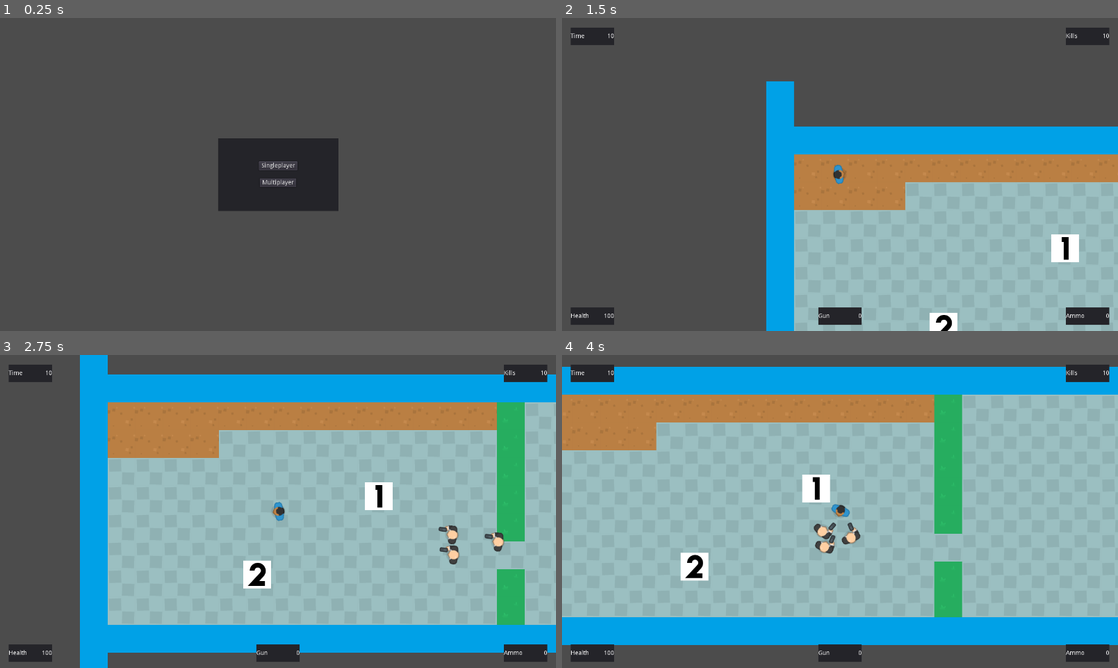
Above: before the commit, frames 1-4 (two rows, left to right).
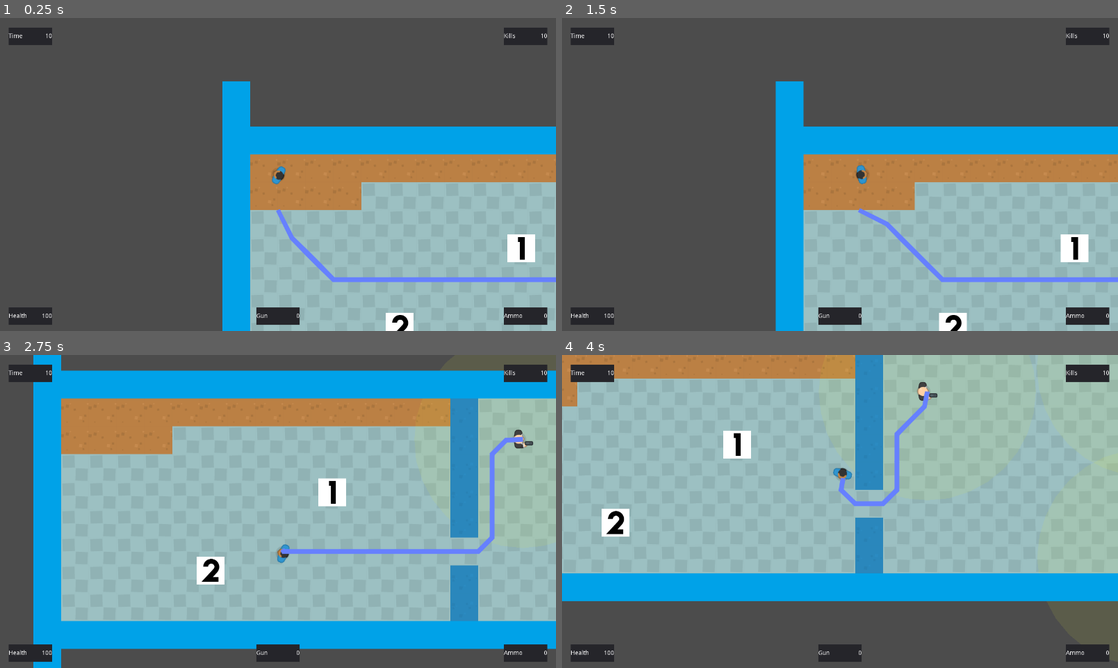
Above: after the commit, the same moments.

Repository: Hansel-Dsilva/top-down-shooter
Game: Godot game, scene res://levels/Main.tscn
Same seed, same stepped clock (60 frames per second), same inputs: the game is played once before the commit and once after it. Before the commit the project starts from res://main_menu/mainmenu.tscn.
Inputs (mouse positions are in pixels of both pictures, inside the frame that each line leads up to):
- Up to frame 1 (0.25 s): no input
- Up to frame 2 (1.5 s): click (840, 165) at 0.5 s, where only the run before the commit has a clickable "Singleplayer"; tap Enter at 1.25 s; move the mouse to (962, 158) at 1.27 s; hold D (player_move_right) from 1.28 s (still down); click (962, 158) at 1.35 s
- Up to frame 3 (2.75 s): move the mouse to (166, 527) at 2.02 s; release D (player_move_right) at 2.03 s; hold S (player_move_down) from 2.03 s (still down); tap 1 (switch_weapon_1) at 2.1 s; click (166, 527) at 2.17 s
- Up to frame 4 (4 s): move the mouse to (895, 442) at 2.77 s; release S (player_move_down) at 2.78 s; hold D (player_move_right) 2.78-3.53 s; tap 2 (switch_weapon_2) at 2.85 s; click (895, 442) at 2.92 s; move the mouse to (812, 574) at 3.52 s; hold W (player_move_up) from 3.53 s (still down); tap 3 (switch_weapon_3) at 3.6 s; click (812, 574) at 3.67 s

The runs differ from the first frame. In frame 1, 41% of the frame differs, in the area x 1-100%, y 3-100%; in frame 2, 4.6%; in frame 3, 28%; in frame 4, 52%, in the area x 0-100%, y 0-93%.

Commit message:
ENEMIES NOW SHOOT
+Removed Character collisions
+Player Movement improved
+Change player sprite on picking gun
+Improved Enemy pathfinding
+Enemy shoots only when in sight

Diff:
--- a/characters/character.gd
+++ b/characters/character.gd
@@ -9,5 +9,5 @@
 #Base player variables and stats
 #export (int) var speed = 200
 #var velocity: Vector2 = Vector2()
-var ACCELERATION = 2000
+var ACCELERATION = 4000
 var motion = Vector2.ZERO
--- a/characters/enemy/enemy.gd
+++ b/characters/enemy/enemy.gd
@@ -2,27 +2,82 @@
 
 var MAX_SPEED = 300
 var path : = PoolVector2Array() setget set_path
+#var Bullet = preload("res://weapons/bullet/bullet.tscn")
+var bullet_speed: int = 1500
+var damage: int = 34
+
+export (int) var detect_radius  # size of the visibility circle
+export (float) var fire_rate  # delay time (s) between bullets
+export (PackedScene) var Bullet
+var vis_color = Color(.867, .91, .247, 0.1)
+
+var target  # who are we shooting at?
+var can_shoot = false
+var result
+
+func _physics_process(_delta):
+	update()
+	# if there's a target, rotate towards it and fire
+	if target:
+		aim()
+
+# warning-ignore:unused_argument
+func shoot(pos):
+	#Bullet scene is loading into game
+	var new_bullet = Bullet.instance()
+	self.add_child(new_bullet)
+	#Bullet position and rotation is set to the spawn point and rotation on the player
+	new_bullet.position = $"BulletSpawn".global_position
+	new_bullet.rotation = self.rotation
+	#Velocity of the bullet is set to the speed of the weapon's bullets
+	new_bullet.linear_velocity = Vector2(cos(rotation)*bullet_speed, sin(rotation)*bullet_speed)
+	can_shoot = false
+	$ShootTimer.start()
+
+func _draw():
+	# display the visibility area
+	draw_circle(Vector2(), detect_radius, vis_color)
+
+
+
+func _on_ShootTimer_timeout():
+	can_shoot = true
+
 
 
 func _ready() -> void:
 	set_process(false)
+	# set the collision area's radius
+	var shape = CircleShape2D.new()
+	shape.radius = detect_radius
+	$visibility/CollisionShape2D.shape = shape
+	$ShootTimer.wait_time = fire_rate
+
 
 func _process(delta: float) -> void:
-	var player = get_parent().get_parent().get_node("Player")
-	var player_distance = (player.global_position - position).length()
-	if player_distance <= 150:
-		look_at(player.global_position)
-		return
-	var move_distance = MAX_SPEED * delta
-	move_along_path(move_distance)
+#	var player = get_parent().get_parent().get_node("Player")
+#	var player_distance = (player.global_position - position).length()
+#	if player_distance <= 100:
+#		look_at(player.global_position)
+#		return
+	var path_dist = 0
+	for i in range(path.size()-1):
+		path_dist += abs((path[i] - path[i+1]).length())
+	if path_dist > 100:
+		if result:
+			var move_distance = MAX_SPEED * delta
+			move_along_path(move_distance)
 
 func move_along_path(distance : float):
 	var start_point : = position
-	for i in range(path.size()):
+	for _i in range(path.size()):
 		var distance_to_next : = start_point.distance_to(path[0])
 		if distance <= distance_to_next and distance >= 0.0:
 			look_at(path[0])
-			position = start_point.linear_interpolate(path[0], distance / distance_to_next)
+			if distance_to_next:
+				var next_posn = start_point.linear_interpolate(path[0], distance / distance_to_next)
+# warning-ignore:return_value_discarded
+				move_and_collide(next_posn - global_position)
 			break
 		elif distance < 0.0:
 			position = path[0]
@@ -35,5 +90,38 @@
 func set_path(value : PoolVector2Array):
 	path = value
 	if value.size() == 0:
+		set_process(false)
+
+func _on_visibility_body_entered(body):
+	# connect this to the "body_entered" signal
+	if target:
 		return
-	set_process(true)
+	if body.get_path() == "/root/Main/Player":
+#		print(body.get_path())
+		target = body
+		set_process(true)
+
+func _on_visibility_body_exited(body):
+	# connect this to the "body_exited" signal
+	if body.get_path() == "/root/Main/Player" and body == target:
+			target = null
+
+
+func aim():
+	var hit_pos = []
+	var space_state = get_world_2d().direct_space_state
+	var target_extents = target.get_node("Area2D/CollisionShape2D").shape.extents - Vector2(5, 5)
+	var nw = target.position - target_extents
+	var se = target.position + target_extents
+	var ne = target.position + Vector2(target_extents.x, -target_extents.y)
+	var sw = target.position + Vector2(-target_extents.x, target_extents.y)
+	for pos in [target.position, nw, ne, se, sw]:
+		result = space_state.intersect_ray(position, pos, [self], 3)
+		if result:
+			hit_pos.append(result.position)
+			if result.collider.name == "Player":
+#				$Sprite.self_modulate.r = 1.0
+				rotation = (target.position - position).angle()
+				if can_shoot:
+					shoot(pos)
+					break
--- a/characters/enemy/enemy.tscn
+++ b/characters/enemy/enemy.tscn
@@ -1,21 +1,31 @@
-[gd_scene load_steps=6 format=2]
+[gd_scene load_steps=8 format=2]
 
 [ext_resource path="res://characters/enemy/enemy.gd" type="Script" id=1]
 [ext_resource path="res://graphics/assets/hitman1_gun.png" type="Texture" id=2]
 [ext_resource path="res://graphics/bullet.png" type="Texture" id=3]
 [ext_resource path="res://characters/health.gd" type="Script" id=4]
+[ext_resource path="res://weapons/bullet/bullet.tscn" type="PackedScene" id=5]
 
 [sub_resource type="CapsuleShape2D" id=1]
+radius = 12.921
+height = 19.5135
+
+[sub_resource type="CircleShape2D" id=2]
+radius = 150.931
 
 [node name="Enemy" type="KinematicBody2D"]
-collision_mask = 7
+collision_layer = 16
+collision_mask = 6
 script = ExtResource( 1 )
+detect_radius = 250
+fire_rate = 1.0
+Bullet = ExtResource( 5 )
 
 [node name="EnemySprite" type="Sprite" parent="."]
 texture = ExtResource( 2 )
 
-[node name="CollisionShape2D" type="CollisionShape2D" parent="."]
-position = Vector2( -9.2232, 1.05408 )
+[node name="EnemyCollision" type="CollisionShape2D" parent="."]
+position = Vector2( -9.2232, 0.05408 )
 shape = SubResource( 1 )
 
 [node name="ShootTimer" type="Timer" parent="."]
@@ -29,4 +39,12 @@
 
 [node name="Health" type="Node" parent="."]
 script = ExtResource( 4 )
+
+[node name="visibility" type="Area2D" parent="."]
+
+[node name="CollisionShape2D" type="CollisionShape2D" parent="visibility"]
+visible = false
+shape = SubResource( 2 )
 [connection signal="timeout" from="ShootTimer" to="." method="_on_ShootTimer_timeout"]
+[connection signal="body_entered" from="visibility" to="." method="_on_visibility_body_entered"]
+[connection signal="body_exited" from="visibility" to="." method="_on_visibility_body_exited"]
--- a/characters/player/player.gd
+++ b/characters/player/player.gd
@@ -3,7 +3,7 @@
 """
 Base player class. Gives the player the ability to move
 """
-var MAX_SPEED = 350
+export var MAX_SPEED = 500
 
 const gun1 = preload("res://graphics/assets/manBlue_gun.png")
 
@@ -45,9 +45,9 @@
 	motion = motion.clamped(MAX_SPEED)
 #Hansel
 func change_sprite_textue():
-	pass
 	$Sprite.set_texture(gun1)
 	$Sprite.position.x = 10.131
 
 func _on_Area2D_area_entered(area: Area2D) -> void:
-	change_sprite_textue()
+	if area.has_method("gun_pickup"):
+		change_sprite_textue()
--- a/characters/player/player.tscn
+++ b/characters/player/player.tscn
@@ -10,10 +10,10 @@
 height = 24.203
 
 [sub_resource type="RectangleShape2D" id=2]
-extents = Vector2( 10.8626, 20.8717 )
+extents = Vector2( 10.0767, 16.3847 )
 
 [node name="Player" type="KinematicBody2D"]
-collision_mask = 7
+collision_mask = 6
 script = ExtResource( 1 )
 
 [node name="CanvasLayer" type="CanvasLayer" parent="."]
@@ -45,14 +45,16 @@
 [node name="Area2D" type="Area2D" parent="."]
 
 [node name="CollisionShape2D" type="CollisionShape2D" parent="Area2D"]
+position = Vector2( -2.49125, -0.498251 )
 shape = SubResource( 2 )
 
 [node name="Health" type="Node" parent="."]
 script = ExtResource( 5 )
 
 [node name="Camera2D" type="Camera2D" parent="."]
+smoothing_enabled = true
 [connection signal="ammo_changed" from="Gun" to="CanvasLayer/GUI/VBoxContainer/HBoxContainer/AmmoCounter" method="_on_Gun_ammo_changed"]
 [connection signal="gun_changed" from="Gun" to="CanvasLayer/GUI/VBoxContainer/HBoxContainer/GunName" method="_on_Gun_gun_changed"]
+[connection signal="area_entered" from="Area2D" to="." method="_on_Area2D_area_entered"]
 [connection signal="area_entered" from="Area2D" to="Gun" method="_on_Area2D_area_entered"]
-[connection signal="area_entered" from="Area2D" to="." method="_on_Area2D_area_entered"]
 [connection signal="health_changed" from="Health" to="CanvasLayer/GUI/VBoxContainer/HBoxContainer/HealthCounter" method="_on_health_changed"]
--- a/gui/Counter.tscn
+++ b/gui/Counter.tscn
@@ -1,89 +1,31 @@
 [gd_scene format=2]
 
-[node name="Counter" type="HBoxContainer" index="0"]
-
-anchor_left = 0.0
-anchor_top = 0.0
-anchor_right = 0.0
-anchor_bottom = 0.0
+[node name="Counter" type="HBoxContainer"]
 margin_left = 1110.0
 margin_right = 1240.0
 margin_bottom = 70.0
-rect_pivot_offset = Vector2( 0, 0 )
-rect_clip_content = false
-mouse_filter = 1
-mouse_default_cursor_shape = 0
-size_flags_horizontal = 1
-size_flags_vertical = 1
-alignment = 0
-_sections_unfolded = [ "Size Flags" ]
+__meta__ = {
+"_edit_use_anchors_": false
+}
 
-[node name="Counter" type="MarginContainer" parent="." index="0"]
+[node name="Counter" type="MarginContainer" parent="."]
+margin_right = 100.0
+margin_bottom = 70.0
 
-anchor_left = 0.0
-anchor_top = 0.0
-anchor_right = 0.0
-anchor_bottom = 0.0
-margin_right = 108.0
-margin_bottom = 70.0
-rect_pivot_offset = Vector2( 0, 0 )
-rect_clip_content = false
-mouse_filter = 0
-mouse_default_cursor_shape = 0
-size_flags_horizontal = 1
-size_flags_vertical = 1
-
-[node name="Panel" type="Panel" parent="Counter" index="0"]
-
-anchor_left = 0.0
-anchor_top = 0.0
-anchor_right = 0.0
-anchor_bottom = 0.0
-margin_left = 8.0
-margin_right = 108.0
+[node name="Panel" type="Panel" parent="Counter"]
+margin_right = 100.0
 margin_bottom = 70.0
 rect_min_size = Vector2( 100, 40 )
-rect_pivot_offset = Vector2( 0, 0 )
-rect_clip_content = false
-mouse_filter = 0
-mouse_default_cursor_shape = 0
-size_flags_horizontal = 1
-size_flags_vertical = 1
-_sections_unfolded = [ "Rect" ]
 
-[node name="Title" type="Label" parent="Counter/Panel" index="0"]
-
-anchor_left = 0.0
-anchor_top = 0.0
+[node name="Title" type="Label" parent="Counter/Panel"]
 anchor_right = 1.0
 anchor_bottom = 1.0
-rect_pivot_offset = Vector2( 0, 0 )
-rect_clip_content = false
-mouse_filter = 2
-mouse_default_cursor_shape = 0
-size_flags_horizontal = 1
-size_flags_vertical = 4
 text = "Counter"
 valign = 1
-percent_visible = 1.0
-lines_skipped = 0
-max_lines_visible = -1
 
-[node name="Amount" type="Label" parent="Counter/Panel" index="1"]
-
-anchor_left = 0.0
-anchor_top = 0.0
+[node name="Amount" type="Label" parent="Counter/Panel"]
 anchor_right = 1.0
 anchor_bottom = 1.0
-rect_pivot_offset = Vector2( 0, 0 )
-rect_clip_content = false
-mouse_filter = 2
-mouse_default_cursor_shape = 0
-size_flags_horizontal = 1
-size_flags_vertical = 4
 text = "10"
 align = 2
 valign = 1
-percent_visible = 1.0
-lines_skipped = 0
-max_lines_visible = -1
--- a/gui/GunName.tscn
+++ b/gui/GunName.tscn
@@ -4,13 +4,10 @@
 [ext_resource path="res://gui/gun_name.gd" type="Script" id=2]
 
 [node name="GunName" instance=ExtResource( 1 )]
-
 script = ExtResource( 2 )
 
 [node name="Title" parent="Counter/Panel" index="0"]
-
 text = "Gun"
 
 [node name="Amount" parent="Counter/Panel" index="1"]
-
 text = "Gun_Name"
--- a/gui/HealthCounter.tscn
+++ b/gui/HealthCounter.tscn
@@ -4,9 +4,14 @@
 [ext_resource path="res://gui/health_counter.gd" type="Script" id=2]
 
 [node name="HealthCounter" instance=ExtResource( 1 )]
-
 script = ExtResource( 2 )
 
+[node name="Counter" parent="." index="0"]
+margin_right = 100.0
+
+[node name="Panel" parent="Counter" index="0"]
+margin_left = 0.0
+margin_right = 100.0
+
 [node name="Title" parent="Counter/Panel" index="0"]
-
 text = "Health"
--- a/gui/gun_name.gd
+++ b/gui/gun_name.gd
@@ -3,6 +3,6 @@
 onready var player = $"../../../../../Gun"
 
 func _on_Gun_gun_changed() -> void:
-	print("you changed bro")
-	print(player)
+#	print("you changed bro")
+#	print(player)
 	$"Counter/Panel/Amount".text = str(player.current_gun)
--- a/levels/Main.tscn
+++ b/levels/Main.tscn
@@ -8,6 +8,7 @@
 [ext_resource path="res://objects/wall.tscn" type="PackedScene" id=6]
 [ext_resource path="res://pause_menu/pausemenu.tscn" type="PackedScene" id=7]
 [ext_resource path="res://levels/map2.tres" type="TileSet" id=8]
+[ext_resource path="res://levels/map1.tres" type="TileSet" id=9]
 
 [node name="Main" type="Node"]
 script = ExtResource( 1 )
@@ -21,19 +22,18 @@
 
 [node name="Player" parent="." instance=ExtResource( 2 )]
 position = Vector2( 0, 110 )
-collision_mask = 15
 collision/safe_margin = 0.05
 
 [node name="Enemies" type="Node" parent="."]
 
 [node name="Enemy" parent="Enemies" instance=ExtResource( 3 )]
-position = Vector2( 1365.11, 326.174 )
+position = Vector2( 1500.48, 102.897 )
 
 [node name="Enemy2" parent="Enemies" instance=ExtResource( 3 )]
-position = Vector2( 1336, 160 )
+position = Vector2( 1501.26, 539.747 )
 
 [node name="Enemy3" parent="Enemies" instance=ExtResource( 3 )]
-position = Vector2( 1367.76, 490.266 )
+position = Vector2( 998.562, 157.987 )
 
 [node name="Guns" type="Node" parent="."]
 
@@ -42,6 +42,17 @@
 
 [node name="Gun2" parent="Guns" instance=ExtResource( 5 )]
 position = Vector2( 280, 460 )
+
+[node name="static" type="StaticBody2D" parent="."]
+collision_layer = 2
+collision_mask = 4
+
+[node name="obstacles" type="TileMap" parent="static"]
+tile_set = ExtResource( 9 )
+centered_textures = true
+collision_use_parent = true
+format = 1
+tile_data = PoolIntArray( 65549, 1610612742, 18, 131085, 1610612742, 18, 196621, 1610612742, 18, 262157, 1610612742, 18, 327693, 1610612742, 18, 458765, 1610612742, 18, 524301, 1610612742, 18 )
 
 [node name="Walls" type="Node" parent="."]
 
@@ -68,5 +79,5 @@
 visible = false
 
 [node name="Line2D" type="Line2D" parent="."]
-visible = false
+antialiased = true
 [connection signal="tree_exiting" from="Enemies/Enemy2" to="." method="_on_Enemy2_tree_exiting"]
--- a/levels/Main_backup.gd
+++ b/levels/Main_backup.gd
@@ -10,7 +10,7 @@
 	var enemies = $Enemies.get_children()
 	if enemies.size():
 		for i in enemies:
-			var new_path = nav_2d.get_simple_path(i.global_position, player.global_position)
+			var new_path = nav_2d.get_simple_path(i.global_position, player.global_position, false)
 			line_2d.points = new_path
 			i.path = new_path
 
--- a/levels/map1.tres
+++ b/levels/map1.tres
@@ -46,6 +46,15 @@
 
 [sub_resource type="ConvexPolygonShape2D" id=12]
 points = PoolVector2Array( 64, 64, 0, 64, 0, 0, 64, 0 )
+
+[sub_resource type="ConvexPolygonShape2D" id=13]
+points = PoolVector2Array( 64, 64, 0, 64, 0, 0, 64, 0 )
+
+[sub_resource type="ConvexPolygonShape2D" id=14]
+points = PoolVector2Array( 0, 0, 64, 0, 64, 64, 0, 64 )
+
+[sub_resource type="ConvexPolygonShape2D" id=15]
+points = PoolVector2Array( 0, 0, 64, 0, 64, 64, 0, 64 )
 
 [resource]
 0/name = "spritesheet_tiles.png 0"
@@ -169,5 +178,23 @@
 "one_way_margin": 1.0,
 "shape": SubResource( 12 ),
 "shape_transform": Transform2D( 1, 0, 0, 1, 0, 0 )
+}, {
+"autotile_coord": Vector2( 18, 0 ),
+"one_way": false,
+"one_way_margin": 1.0,
+"shape": SubResource( 13 ),
+"shape_transform": Transform2D( 1, 0, 0, 1, 0, 0 )
+}, {
+"autotile_coord": Vector2( 18, 0 ),
+"one_way": false,
+"one_way_margin": 1.0,
+"shape": SubResource( 14 ),
+"shape_transform": Transform2D( 1, 0, 0, 1, 0, 0 )
+}, {
+"autotile_coord": Vector2( 19, 0 ),
+"one_way": false,
+"one_way_margin": 1.0,
+"shape": SubResource( 15 ),
+"shape_transform": Transform2D( 1, 0, 0, 1, 0, 0 )
 } ]
 6/z_index = 0
--- a/project.godot
+++ b/project.godot
@@ -27,7 +27,7 @@
 [application]
 
 config/name="FreeGUN"
-run/main_scene="res://main_menu/mainmenu.tscn"
+run/main_scene="res://levels/Main.tscn"
 config/icon="res://icon.png"
 
 [autoload]
@@ -109,8 +109,10 @@
 2d_physics/layer_2="Wall"
 2d_physics/layer_3="Bullet"
 2d_physics/layer_4="Gun"
+2d_physics/layer_5="Enemy1"
 
 [rendering]
 
+quality/driver/driver_name="GLES2"
 quality/2d/use_pixel_snap=true
 environment/default_environment="res://default_env.tres"
--- a/weapons/bullet/bullet.gd
+++ b/weapons/bullet/bullet.gd
@@ -8,14 +8,22 @@
 
 #Check the collision of the bullet with objects
 func _on_bullet_body_entered(body: PhysicsBody2D) -> void:
-	#Find the collision layer on contact
+	print(body.collision_layer)
 	match body.collision_layer:
-		#Player/enemy collision layer
+		#Player collision layer
+		16:
+			if self.parent != body:
+				if parent.has_node("Gun"):
+					body.get_node("Health").health_check(parent.get_node("Gun").damage)
+				else:
+					body.get_node("Health").health_check(2)
+
+				print(body.get_node("Health").health)
+				self.queue_free()
+		#Enemy collision
 		1:
 			if self.parent != body:
-#				body.health -= parent.gun_stats[2]
-#				body.health_check()
-				body.get_node("Health").health_check(parent.get_node("Gun").damage)
+				body.get_node("Health").health_check(2)
 				print(body.get_node("Health").health)
 				self.queue_free()
 		#Wall collision layer
--- a/weapons/bullet/bullet.tscn
+++ b/weapons/bullet/bullet.tscn
@@ -6,10 +6,12 @@
 [node name="Bullet" type="RigidBody2D"]
 position = Vector2( 528, 240.971 )
 collision_layer = 4
-collision_mask = 3
+collision_mask = 18
+mass = 0.00102041
 gravity_scale = 0.0
 contacts_reported = 1
 contact_monitor = true
+sleeping = true
 script = ExtResource( 1 )
 
 [node name="0" type="Sprite" parent="."]
@@ -22,7 +24,7 @@
 polygon = PoolVector2Array( 6.57159, -9.50038, 20.9185, -9.44664, 24.6798, -5.73901, 24.7873, -0.419388, 20.7573, 3.66438, 6.46411, 3.66438, 2.48779, -0.31192, 2.64905, -5.57782 )
 
 [node name="Timer" type="Timer" parent="."]
-wait_time = 4.0
+wait_time = 2.202
 autostart = true
 [connection signal="body_entered" from="." to="." method="_on_bullet_body_entered"]
 [connection signal="timeout" from="Timer" to="." method="_on_Timer_timeout"]
--- a/weapons/gun/gun.gd
+++ b/weapons/gun/gun.gd
@@ -27,7 +27,7 @@
 
 func _shoot() -> void:
 	if $"Inventory".gun_ammo[current_gun] > 0:
-		print("fire")
+#		print("fire")
 		#Bullet scene is loading into game
 		var new_bullet = Bullet.instance()
 		self.add_child(new_bullet)
@@ -94,11 +94,12 @@
 
 
 func _on_Area2D_area_entered(area: Area2D) -> void:
-	self.current_gun = area.gun_number
-	self.bullet_speed = area.bullet_speed
-	self.damage = area.damage
-	$Inventory.gun_ammo[self.current_gun] += area.gun_ammo_count
-	$Inventory.has_guns[current_gun] = true
-	emit_signal("gun_changed")
-	emit_signal("ammo_changed")
-	area.queue_free()
+	if area.has_method("gun_pickup"):
+		self.current_gun = area.gun_number
+		self.bullet_speed = area.bullet_speed
+		self.damage = area.damage
+		$Inventory.gun_ammo[self.current_gun] += area.gun_ammo_count
+		$Inventory.has_guns[current_gun] = true
+		emit_signal("gun_changed")
+		emit_signal("ammo_changed")
+		area.queue_free()
--- a/weapons/gun/gun_multiplayer.gd
+++ b/weapons/gun/gun_multiplayer.gd
@@ -39,7 +39,7 @@
 			$"Inventory".gun_ammo[current_gun] -= 1
 			print($"Inventory".gun_ammo[current_gun])
 			emit_signal("ammo_changed")
-			print("one less")
+#			print("one less")
 		print(new_bullet.parent)
 
 
--- a/weapons/gun/gun_pickup/gun1pickup.tscn
+++ b/weapons/gun/gun_pickup/gun1pickup.tscn
@@ -2,5 +2,4 @@
 
 [ext_resource path="res://weapons/gun/gun_pickup/gunpickup.tscn" type="PackedScene" id=1]
 
-
-[node name="Gun1Pickup" index="0" instance=ExtResource( 1 )]
+[node name="Gun1Pickup" instance=ExtResource( 1 )]
--- a/weapons/gun/gun_variables.gd
+++ b/weapons/gun/gun_variables.gd
@@ -4,3 +4,6 @@
 export var damage: int = 0
 export var gun_number: int = 0
 export var gun_ammo_count: int = 0
+
+func gun_pickup():
+	return
Not shown: 1 places in levels/Main.tscn that only renumber resources
Not shown: 1 places in levels/map1.tres that only renumber resources
